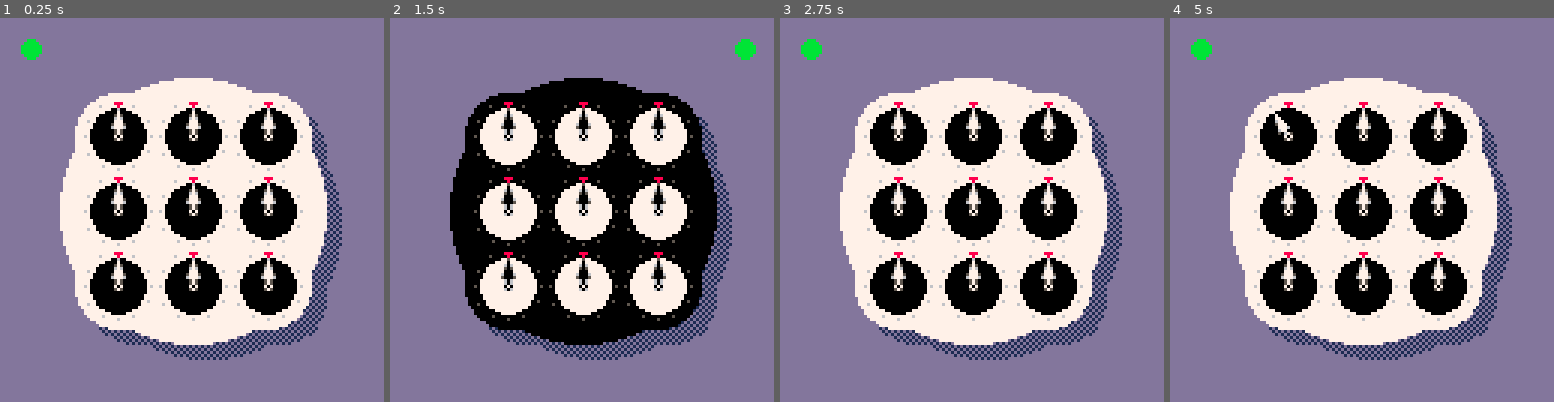
Above: before the commit, frames 1-4 (left to right).
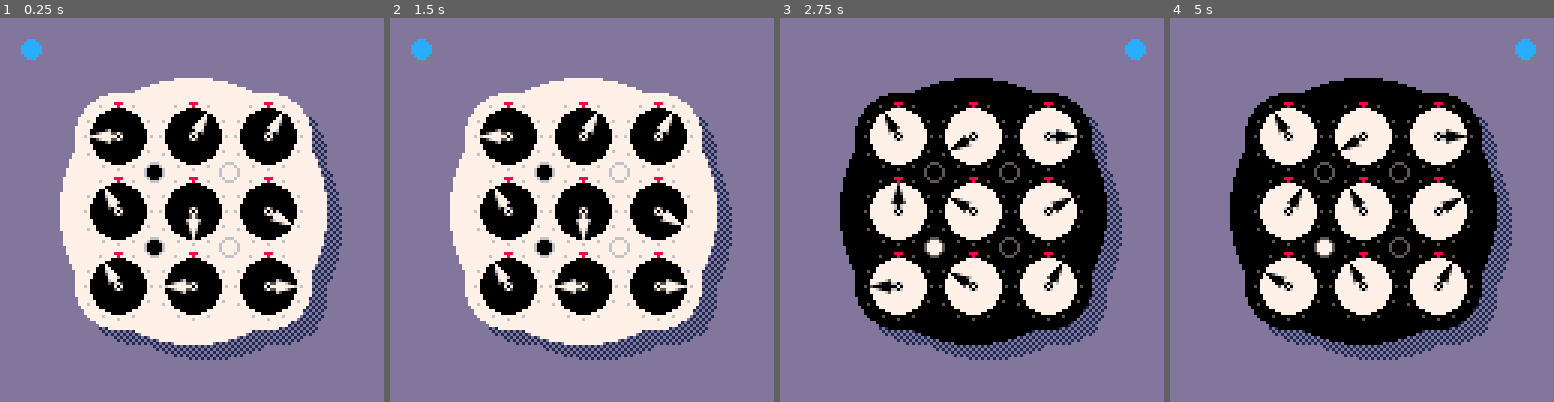
Above: after the commit, the same moments.

Repository: joeyday/pico8-projects
Game: PICO-8 cartridge clock.p8
Same seed, same stepped clock (60 frames per second), same inputs: the game is played once before the commit and once after it.
Inputs:
- Up to frame 1 (0.25 s): no input
- Up to frame 2 (1.5 s): tap X (X key) at 0.33, 1.07 s; tap O (Z key) at 0.7 s
- Up to frame 3 (2.75 s): hold Right 1.6-2.1 s; tap O (Z key) at 1.7, 2.1, 2.5 s; tap X (X key) at 1.85 s; hold Up 2.15-2.42 s; hold Right from 2.47 s (still down)
- Up to frame 4 (5 s): tap O (Z key) every 0.4 s from 2.9 to 4.9 s; tap X (X key) at 2.97, 4.08 s; release Right at 3.03 s; hold Left 3.08-3.58 s; hold Down 3.63-3.97 s; hold Right 4.02-4.68 s; hold Up from 4.73 s (still down)

The runs differ from the first frame. In frame 1, 3.2% of the frame differs, in the area x 5-78%, y 5-72%; in frame 2, 39%; in frame 3, 39%; in frame 4, 39%, in the area x 5-96%, y 5-86%.

Commit message:
mvp

Diff:
--- a/clock.p8
+++ b/clock.p8
@@ -1,12 +1,28 @@
 pico-8 cartridge // http://www.pico-8.com
 version 41
 __lua__
---main
+--clock
+--by joey day
+
+--[[
+todo
+ - control tooltips
+ - win condition
+ - main menu
+	- about screen
+ - timer
+ - best times list
+ - best averages list?
+ - tommy cherry endorsement?
+]]
+
 function _init()
 	ct=make_ct()	--clocks table
 	pt=make_pt()	--pins table
 	make_graph(ct,pt)
 
+	scramble()
+
 	cur_x=1						--cursor x
 	cur_y=1						--cursor y
 	cur_z=1						--cursor z (flipped)
@@ -14,6 +30,8 @@
 	c=make_c()			--useful constants
 	t=1										--touch counter
 	d=true							--draw flag
+
+	--mode="selection"
 end
 
 function _update()
@@ -26,7 +44,7 @@
 		left=btnp(➡️)
 	end
 
-	if (right or left) and not btn(❎) then
+	if (left or right) and not btn(🅾️) then
 		local delta=2
 		if (left) delta=-2
 		cur_x+=delta
@@ -35,7 +53,7 @@
 		d=true
 	end
 
-	if (up or down) and not btn(❎) then
+	if (up or down) and not btn(🅾️) then
 		local delta=2
 		if (up) delta=-2
 		cur_y+=delta
@@ -44,7 +62,7 @@
 		d=true
 	end
 
-	if btn(❎) and (right or left) then
+	if btn(🅾️) and (left or right) then
 		t+=1
 		local delta=1
 		if (left) delta=-1
@@ -52,7 +70,11 @@
 		d=true
 	end
 
-	if btnp(🅾️) then
+	if btn(🅾️) and (up or down) then
+		pt[cur_x][cur_y].toggle()
+	end
+
+	if btnp(❎) and not btn(🅾️) then
 		if cur_z==1 then
 			cur_z=2
 		else
@@ -60,6 +82,57 @@
 		end
 		d=true
 	end
+
+	--[[
+	if mode=="selection" then
+		if (right or left) then
+			local delta=2
+			if (left) delta=-2
+			cur_x+=delta
+			if (cur_x<1) cur_x=1
+			if (cur_x>3) cur_x=3
+			d=true
+		end
+
+		if (up or down) then
+			local delta=2
+			if (up) delta=-2
+			cur_y+=delta
+			if (cur_y<1) cur_y=1
+			if (cur_y>3) cur_y=3
+			d=true
+		end
+
+		if btnp(🅾️) then
+			mode="movement"
+		end
+
+		if btnp(❎) then
+			if cur_z==1 then
+				cur_z=2
+			else
+				cur_z=1
+			end
+			d=true
+		end
+	elseif mode=="movement" then
+		if left or right or up or down then
+			t+=1
+			local delta=1
+			if (left or down) delta=-1
+			ct[cur_x][cur_y][cur_z].update(delta,t)
+			d=true
+		end
+
+		if btnp(🅾️) then
+			pt[cur_x][cur_y].toggle()
+		end
+
+		if btnp(❎) then
+			mode="selection"
+		end
+	end
+	]]
 end
 
 function _draw()
@@ -94,6 +167,14 @@
  	for y=1,3 do
 			local clock=ct[x][y][cur_z]
 			clock.draw(64,64,d,cur_z)
+		end
+	end
+
+	--pins
+	for x=1,3,2 do
+		for y=1,3,2 do
+			local pin=pt[x][y]
+			pin.draw(64,64,d,cur_z)
 		end
 	end
 
@@ -120,11 +201,14 @@
 		if (cur_x==1) draw_cur_x=3
 		if (cur_x==3) draw_cur_x=1
 	end
+	if mode=="movement" then
+		pal(12,11)
+	end
 	circfill(
 		(draw_cur_x-1)*54+10,
 		(cur_y-1)*54+10,
 		3,
-		11
+		12
 	)
 
 	d=false
@@ -192,6 +276,9 @@
 				fx=not c[o].fx
 			end
 			sspr(c[o].sx,0,21,21,draw_x-10,draw_y-10,21,21,fx,c[o].fy)
+		end,
+		scramble=function ()
+			o=flr(rnd(12))+1
 		end
 	}
 end
@@ -202,7 +289,7 @@
 
 	for x=1,3,2 do
 		for y=1,3,2 do
-			pt[x][y] = new_p()
+			pt[x][y] = new_p(x,y)
 		end
 	end
 
@@ -211,7 +298,7 @@
 
 function new_p(x,y)
 	--private properties
-	local z=flr(rnd(2))+1	--position
+	local z=1	--position
 	local ct={{},{}}	--linked clocks table
 	local lt=0							--last touch
 
@@ -219,6 +306,13 @@
 	return {
 		read=function ()
 			return z
+		end,
+		toggle=function ()
+			if z==1 then
+				z=2
+			else
+				z=1
+			end
 		end,
 		update=function (d,t,cz)
 			if (t<=lt) return
@@ -230,6 +324,26 @@
 		end,
 		add_c=function (c,z)
 			add(ct[z],c)
+		end,
+		draw=function (input_x,input_y,d,cur_z)
+			local local_x=x
+			local local_y=y
+			if (cur_z==2) then
+				if (x==1) local_x=3
+				if (x==3) local_x=1
+			end
+			draw_x=input_x-d/2+(local_x-1)*d/2
+			draw_y=input_y-d/2+(local_y-1)*d/2
+			circ(draw_x,draw_y,3,6)
+			if cur_z==z then
+				--fillp(▒)
+				--circfill(draw_x+2,draw_y+2,2,6)
+				--fillp()
+				circfill(draw_x,draw_y,2,0)
+			end
+		end,
+		scramble=function ()
+			z=flr(rnd(2))+1
 		end
 	}
 end
@@ -339,7 +453,21 @@
 end
 -->8
 --scramble and solve
-
+function scramble()
+	for x=1,3 do
+		for y=1,3 do
+			for z=1,2 do
+				ct[x][y][z].scramble()
+			end
+		end
+	end
+
+	for x=1,3,2 do
+		for y=1,3,2 do
+			pt[x][y].scramble()
+		end
+	end
+end
 -->8
 --helpers
 function draw_shape(x,y,d,r,c)
Not shown, changed: 129 lines of the sprite sheet (__gfx__) section of clock.p8
Not shown, changed: the thumbnail (__label__) section of clock.p8
